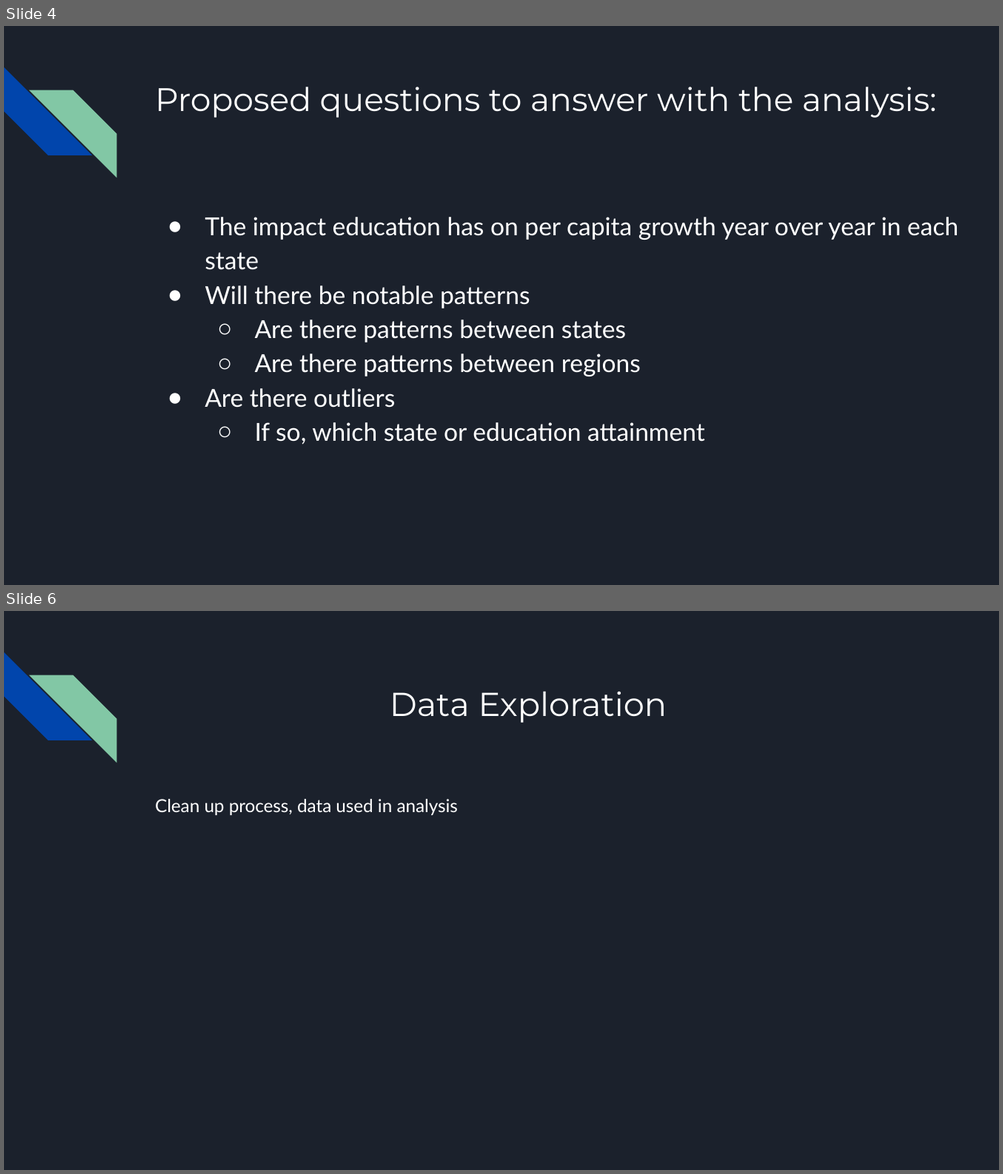
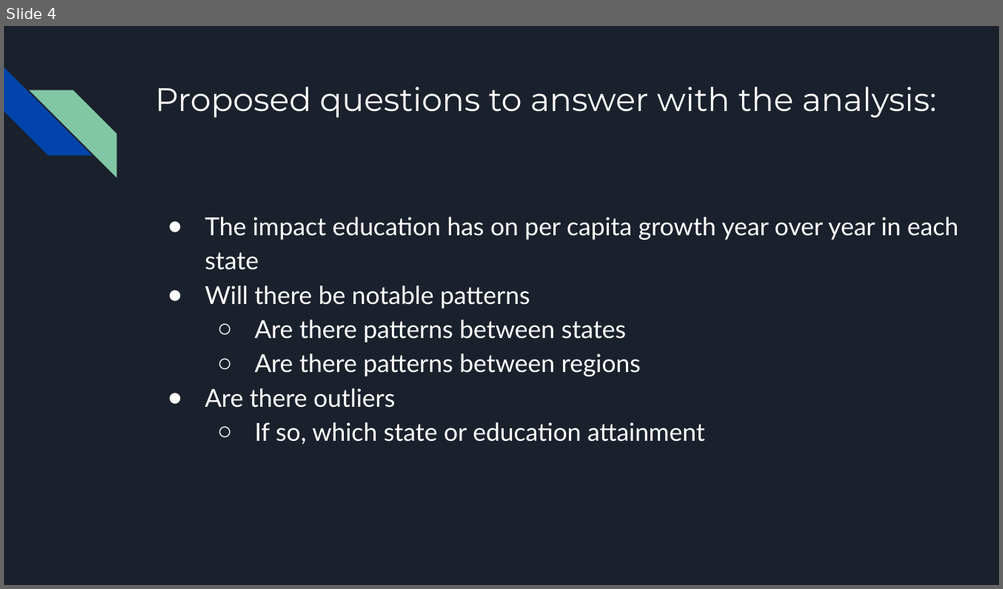
Before and after one commit to VickyCarlson/PCI_Growth, a slide deck: Effect of Educational Attainment on per Capita Growth by State.pptx. Shown one above the other, each under a label of ours: slides 4 and 6 before the commit, slide 4 after it; the slides between them are not shown. The pictures are 1003x1174 and 1003x589 pixels, drawn with LibreOffice and Linux fonts; fonts in the diff are those of the drawing. Boxes give left, top, right and bottom in pixels: in the first picture for what was removed or moved away, otherwise in the second. Text is boxed around its words. In the diff, an @@ line names an element or a change of style, - is before the commit and + after.

```diff
--- a/Effect of Educational Attainment on per Capita Growth by State.pptx
+++ b/Effect of Educational Attainment on per Capita Growth by State.pptx
@@ slide 6 removed at box(4, 611, 999, 1170), background #1B212C; not listed: 2 template elements that a slide beside it also shows @@
@@ title removed at box(390, 691, 667, 723) @@
-Data Exploration
@@ text removed at box(155, 799, 458, 815) @@
-Clean up process, data used in analysis
```
Also in this commit, not shown: 2 slides changed, 2 slides added.
